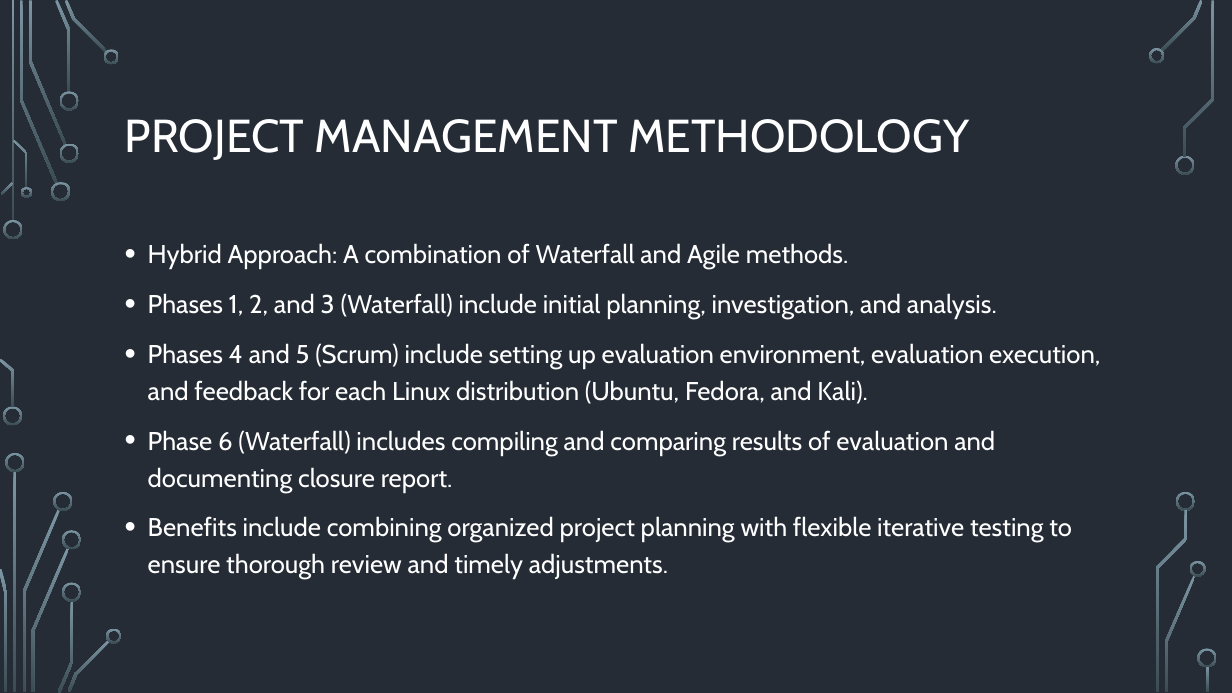
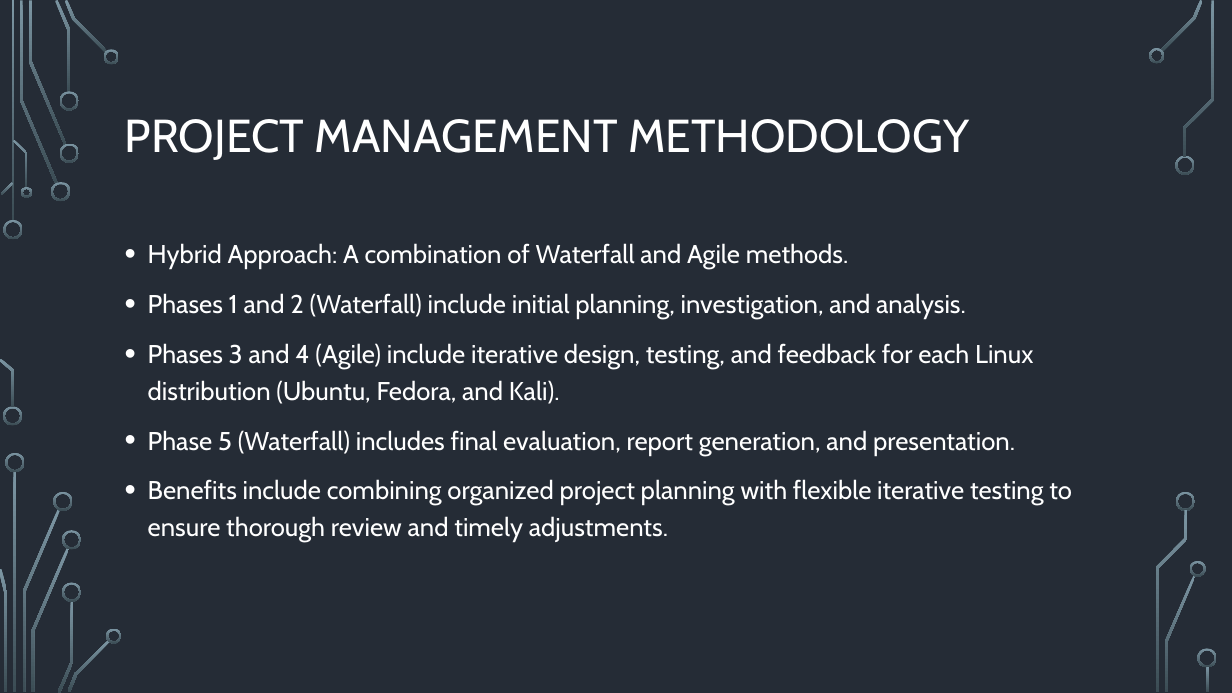
Before and after one commit to Linux-Network-Performance-Evaluation/Portfolio, a slide deck: slide 6 of 02-Planning-and-Control/Proposal/Proposal-Presentation/Version-History/First Draft Powerpoint.pptx. Drawn at 1232x693 pixels with LibreOffice and Linux fonts; fonts in the diff are those of the drawing; background and template pictures are left out. Boxes give left, top, right and bottom in pixels: in the first picture for what was removed or moved away, otherwise in the second. Text is boxed around its words. In the diff, an @@ line names an element or a change of style, - is before the commit and + after.

```diff
--- a/02-Planning-and-Control/Proposal/Proposal-Presentation/Version-History/First Draft Powerpoint.pptx
+++ b/02-Planning-and-Control/Proposal/Proposal-Presentation/Version-History/First Draft Powerpoint.pptx
@@ text at (148, 293, 1033, 455): text changed @@
-• Phases 1, 2, and 3 (Waterfall) include initial planning, investigation, and analysis.
-• Phases 4 and 5 (Scrum) include setting up evaluation environment, evaluation execution, and feedback for each Linux distribution (Ubuntu, Fedora, and Kali).
-• Phase 6 (Waterfall) includes compiling and comparing results of evaluation and documenting closure report.
+• Phases 1 and 2 (Waterfall) include initial planning, investigation, and analysis.
+• Phases 3 and 4 (Agile) include iterative design, testing, and feedback for each Linux distribution (Ubuntu, Fedora, and Kali).
+• Phase 5 (Waterfall) includes final evaluation, report generation, and presentation.
```
Also in this commit, not shown: 4 other slides changed, 5 slides added, 11 slides removed, 8 other files.
